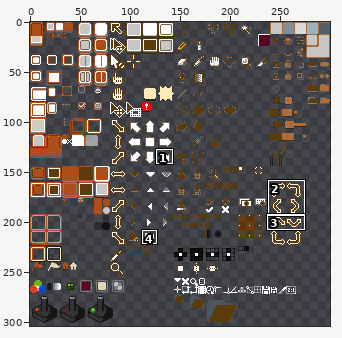
Sprite sheet -- sheet.png. The first picture is a wide view before the edit; the outline marks the close-up.
Close-up. Before the edit:
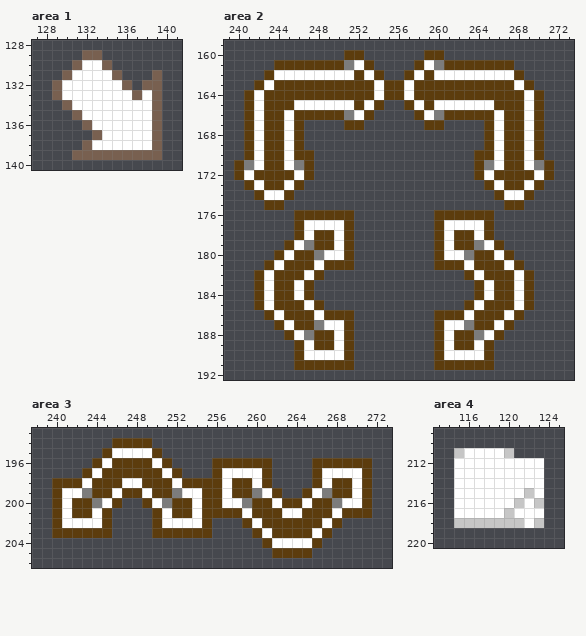
The file is 300x304 pixels. Pixels under 10% opacity are left out. Colours within 5 levels of each other are drawn and written as one. Shown: area 1: x 127..141, y 128..140; area 2: x 239..273, y 159..192; area 3: x 238..273, y 193..206; area 4: x 113..125, y 209..220. The commit also changed other parts of the picture, which this record leaves out.
Once edited:
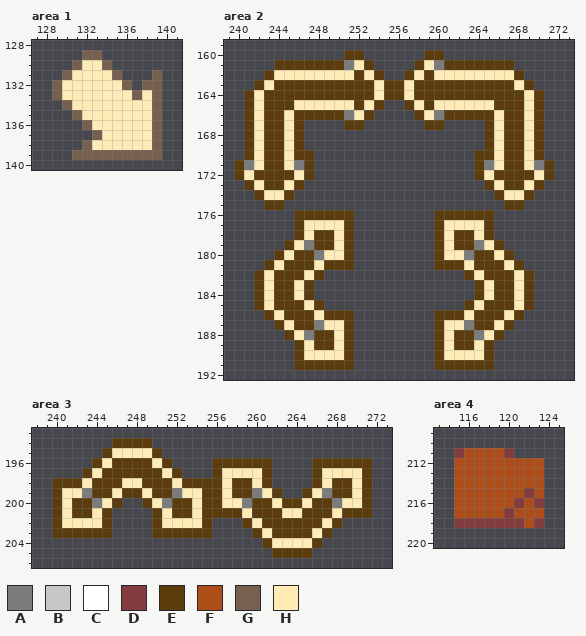
Palette (. is transparent): A #7c7c7c  B #c6c6c6  C #ffffff  D #823c3d  E #5c3c0d  F #ad4e1a  G #786050  H #ffebb6
Change:
Changed rows in their new state; - is an unchanged pixel.
Area 1:
first column x 130:
130 --HH-----
131 -HHHH----
132 HHHHHH---
133 HHHHHHH-H
134 -HHHHHHHH
135 --HHHHHHH
136 ---HHHHHH
137 ----HHHHH
138 ---HHHHHH
Area 2:
first column x 241:
161 -----------H------H-----------
162 ---HHHHHHHH-H----H-HHHHHHHH---
163 --H----------H--H----------H--
164 -H-----------H--H-----------H-
165 -H---HHHHHH-H----H-HHHHHH---H-
166 -H--H------H------H------H--H-
167 -H--H--------------------H--H-
168 -H--H--------------------H--H-
169 -H--H--------------------H--H-
170 -H--H--------------------H--H-
171 -H--H--------------------H--H-
172 H----H------------------H----H
173 -H--H--------------------H--H-
174 --HH----------------------HH--
177 ------HHHH----------HHHH------
178 ------H--H----------H--H------
179 -----H---H----------H---H-----
180 ----H---HH----------HH---H----
181 ---H---H--------------H---H---
182 --H---H----------------H---H--
183 --H--H------------------H--H--
184 --H--H------------------H--H--
185 --H---H----------------H---H--
186 ---H---H--------------H---H---
187 ----H---HH----------HH---H----
188 -----H---H----------H---H-----
189 ------H--H----------H--H------
190 ------HHHH----------HHHH------
Area 3:
first column x 241:
195 -----HHHH---------------------
196 ----H----H--------------------
197 ---H------H-----HHHH------HHHH
198 --H---HH---H----H--H------H--H
199 HH---H--H---HH--H---H----H---H
200 H---H----H---H--HH---H--H---HH
201 H--H------H--H----H---HH---H--
202 HHHH------HHHH-----H------H---
203 --------------------H----H----
204 ---------------------HHHH-----
Area 4:
first column x 115:
211 DFFFFD---
212 FFFFFFFFF
213 FFFFFFFFF
214 FFFFFFFFF
215 FFFFFFFDF
216 FFFFFFDFD
217 FFFFFDFFF
218 DDDDDDDFD
Pixel boxes of the changes (left, top, right, bottom) in both close-ups:
changed: (62, 60, 152, 150)
changed: (244, 60, 544, 360)
changed: (62, 448, 362, 548)
changed: (454, 448, 544, 528)
